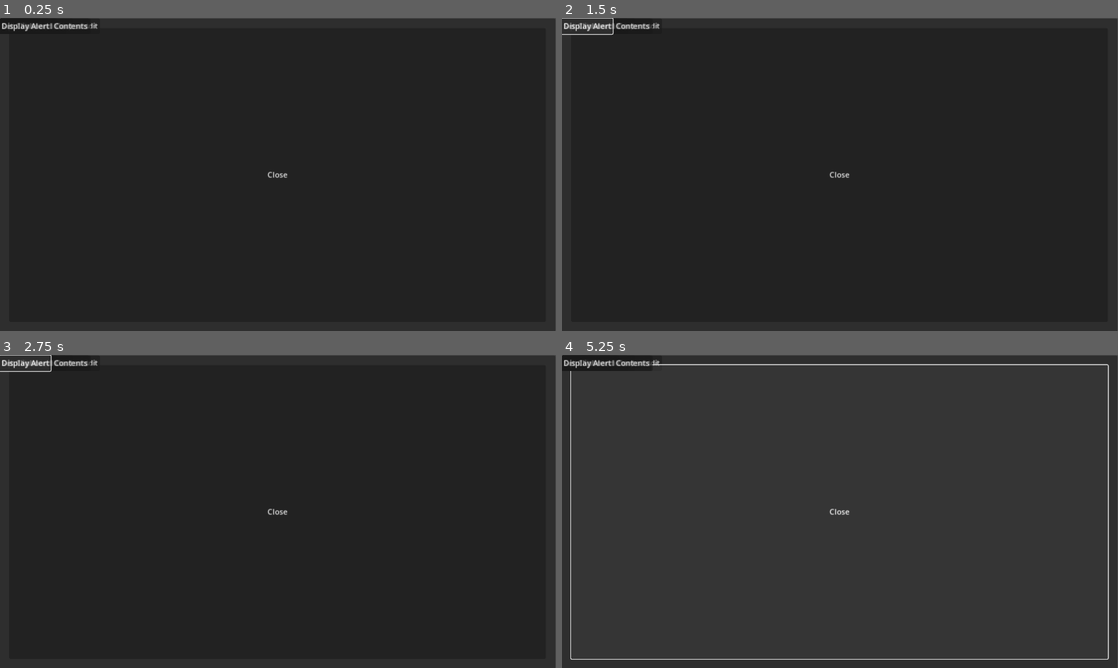
Above: before the commit, frames 1-4 (two rows, left to right).
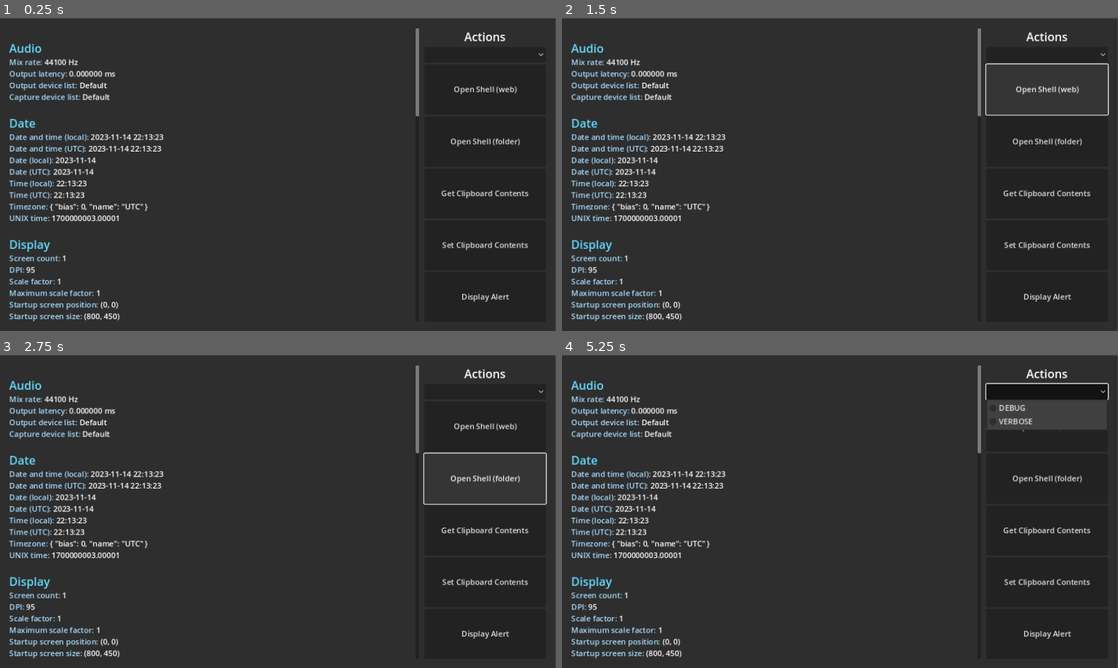
Above: after the commit, the same moments.

Repository: rcanzlovar/reddit-steamdeck
Game: Godot game, scene res://reddit-reader.tscn
Two runs of this game, one before a commit and one after it. Both use one fixed random seed, a clock stepped at 60 frames per second and the inputs below.
Inputs (mouse positions are in pixels of both pictures, inside the frame that each line leads up to):
- Up to frame 1 (0.25 s): no input
- Up to frame 2 (1.5 s): click (589, 27) at 0.5 s, where only the run before the commit has a clickable "Add Subreddit"; click "Open Shell (web)" at 1.25 s
- Up to frame 3 (2.75 s): click "Open Shell (folder)" at 2 s
- Up to frame 4 (5.25 s): click "Get Clipboard Contents" at 2.75 s; click "Set Clipboard Contents" at 3.5 s; click "Display Alert" at 4.25 s; click (1045, 392) at 5.02 s

The runs differ from the first frame. In frame 1, 5.6% of the frame differs, in the area x 0-98%, y 0-97%; in frame 2, 6.0%; in frame 3, 6.0%; in frame 4, 7.0%, in the area x 0-99%, y 0-98%.
Error before the commit: Cannot call method 'grab_focus' on a null value. (res://reddit-reader.gd:237)

Commit message:
restored tscn without dialog box

Diff:
--- a/reddit-reader.tscn
+++ b/reddit-reader.tscn
@@ -16,38 +16,6 @@
 grow_horizontal = 2
 grow_vertical = 2
 script = ExtResource("1")
-
-# add the dialog box for subreddits
-[node name="SubredditManagerDialog" type="WindowDialog" parent="."]
-visible = false
-size_flags_horizontal = 3
-size_flags_vertical = 3
-title = "Manage Subreddits"
-
-[node name="VBoxContainer" type="VBoxContainer" parent="SubredditManagerDialog"]
-
-[node name="SubredditList" type="ItemList" parent="SubredditManagerDialog/VBoxContainer"]
-size_flags_horizontal = 3
-size_flags_vertical = 3
-
-[node name="LineEdit" type="LineEdit" parent="SubredditManagerDialog/VBoxContainer"]
-size_flags_horizontal = 3
-size_flags_vertical = 1
-placeholder_text = "Enter a subreddit URL"
-
-[node name="ButtonContainer" type="HBoxContainer" parent="SubredditManagerDialog/VBoxContainer"]
-
-[node name="AddSubredditButton" type="Button" parent="SubredditManagerDialog/VBoxContainer/ButtonContainer"]
-text = "Add Subreddit"
-
-[node name="DeleteSubredditButton" type="Button" parent="SubredditManagerDialog/VBoxContainer/ButtonContainer"]
-text = "Delete Selected Subreddit"
-
-[node name="CloseButton" type="Button" parent="SubredditManagerDialog/VBoxContainer/ButtonContainer"]
-text = "Close"
-
-#
-
 
 [node name="HBoxContainer" type="HBoxContainer" parent="."]
 layout_mode = 1
